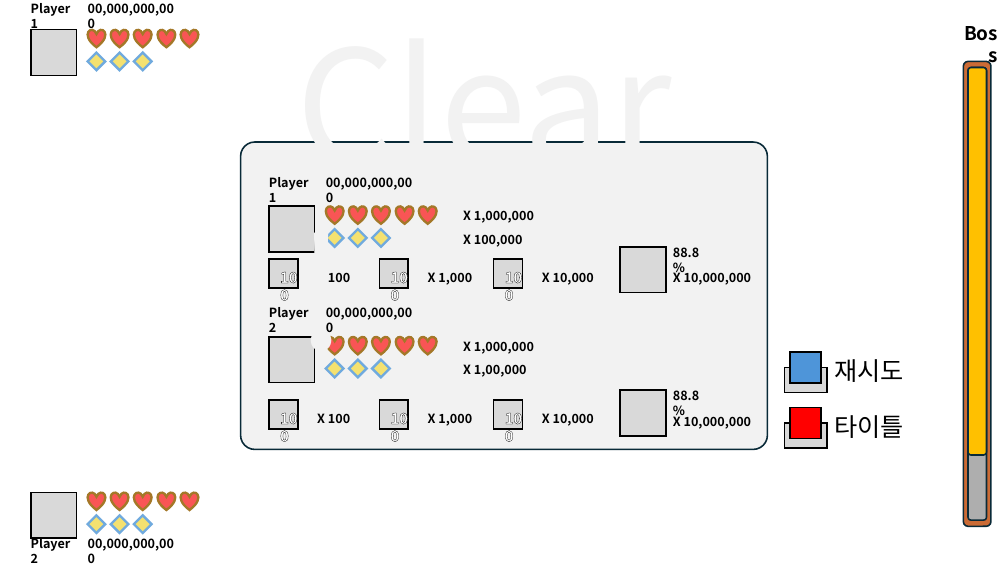
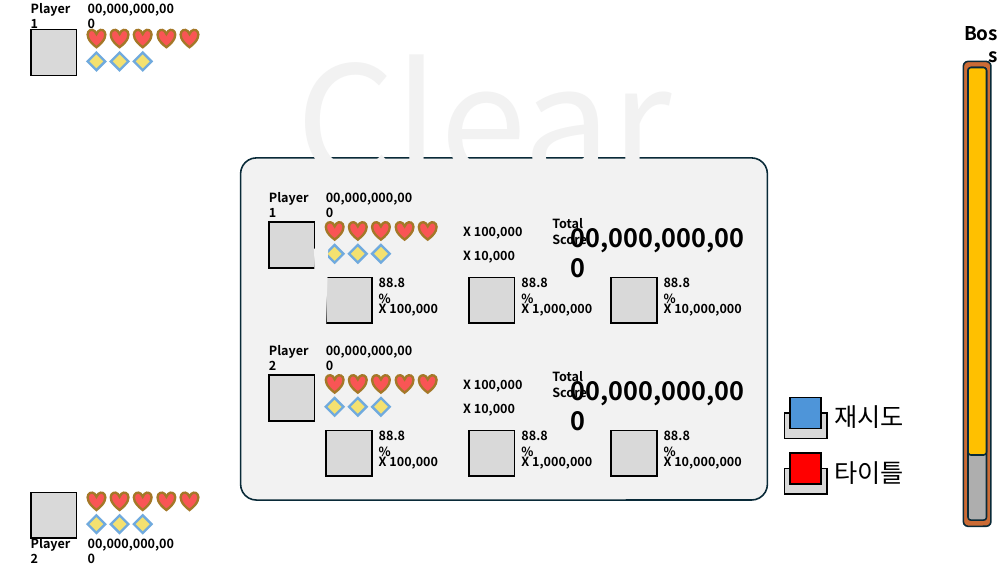
Before and after one commit to lsu0503/RetroRemake_Dodge_TeamProject3rd, a slide deck: slide 7 of Document/Wireframe.pptx. Drawn at 1008x567 pixels with LibreOffice and Linux fonts; fonts in the diff are those of the drawing. Boxes give left, top, right and bottom in pixels: in the first picture for what was removed or moved away, otherwise in the second. Text is boxed around its words. In the diff, an @@ line names an element or a change of style, - is before the commit and + after.

```diff
--- a/Document/Wireframe.pptx
+++ b/Document/Wireframe.pptx
@@ rounded rectangle: place and size @@
-rounded rectangle at bbox=[240, 142, 768, 450]
+rounded rectangle at bbox=[240, 158, 768, 501]
@@ text "X 100,000" rewrapped from bbox=[463, 210, 534, 223] to bbox=[463, 226, 523, 239] @@
@@ 5 hearts, 3 texts, 3 diamonds, 1 rectangle: place and size @@
-5 hearts, 3 texts, 3 diamonds, 1 rectangle at bbox=[269, 141, 672, 320]
+5 hearts, 3 texts, 3 diamonds, 1 rectangle at bbox=[269, 157, 672, 358]
@@ text "X 10,000": place and size @@
-text "X 10,000" at bbox=[542, 272, 594, 285]
+text "X 10,000" at bbox=[463, 250, 515, 263]
@@ rectangle: place and size @@
-rectangle at bbox=[380, 259, 408, 288]
+rectangle at bbox=[326, 278, 372, 324]
@@ rectangle: place and size @@
-rectangle at bbox=[494, 259, 523, 288]
+rectangle at bbox=[469, 278, 515, 324]
@@ 2 texts, 1 rectangle: place and size @@
-2 texts, 1 rectangle at bbox=[620, 247, 752, 293]
+2 texts, 1 rectangle at bbox=[611, 277, 742, 324]
@@ text at bbox=[379, 300, 438, 316]: text changed @@
-X 100
+X 100,000
@@ text "X 1,000,000" rewrapped from bbox=[474, 210, 534, 247] to bbox=[521, 300, 592, 316] @@
@@ 5 hearts, 3 diamonds, 2 texts, 1 rectangle: place and size @@
-5 hearts, 3 diamonds, 2 texts, 1 rectangle at bbox=[88, 307, 436, 551]
+5 hearts, 3 diamonds, 2 texts, 1 rectangle at bbox=[269, 221, 744, 421]
@@ text at bbox=[463, 379, 523, 392]: text changed @@
-X 1,00,000
+X 100,000
@@ group added at bbox=[379, 218, 744, 440]: 8 texts @@
+88.8%
+88.8%
+Total Score
+00,000,000,000
+88.8%
+88.8%
+Total Score
+00,000,000,000
@@ text "X 10,000": place and size @@
-text "X 10,000" at bbox=[542, 413, 594, 426]
+text "X 10,000" at bbox=[463, 403, 515, 416]
@@ group removed at bbox=[269, 234, 531, 436]: 8 texts, 2 rectangles @@
-100
-100
-X 1,000
-100
-100
-100
-X 1,000
-100
@@ rectangle: place and size @@
-rectangle at bbox=[380, 400, 408, 429]
+rectangle at bbox=[326, 430, 372, 476]
@@ rectangle: place and size @@
-rectangle at bbox=[494, 400, 523, 429]
+rectangle at bbox=[469, 430, 515, 476]
@@ 2 texts, 1 rectangle: place and size @@
-2 texts, 1 rectangle at bbox=[620, 390, 752, 436]
+2 texts, 1 rectangle at bbox=[611, 430, 742, 476]
@@ text at bbox=[379, 453, 438, 469]: text changed @@
-X 100
+X 100,000
@@ text "X 1,000,000": place and size @@
-text "X 1,000,000" at bbox=[463, 341, 534, 354]
+text "X 1,000,000" at bbox=[521, 453, 592, 469]
@@ 4 rectangles, 2 texts: place and size @@
-4 rectangles, 2 texts at bbox=[785, 352, 905, 448]
+4 rectangles, 2 texts at bbox=[785, 398, 905, 494]
```
Also in this commit, not shown: 1 other slide changed, 2 other files.
